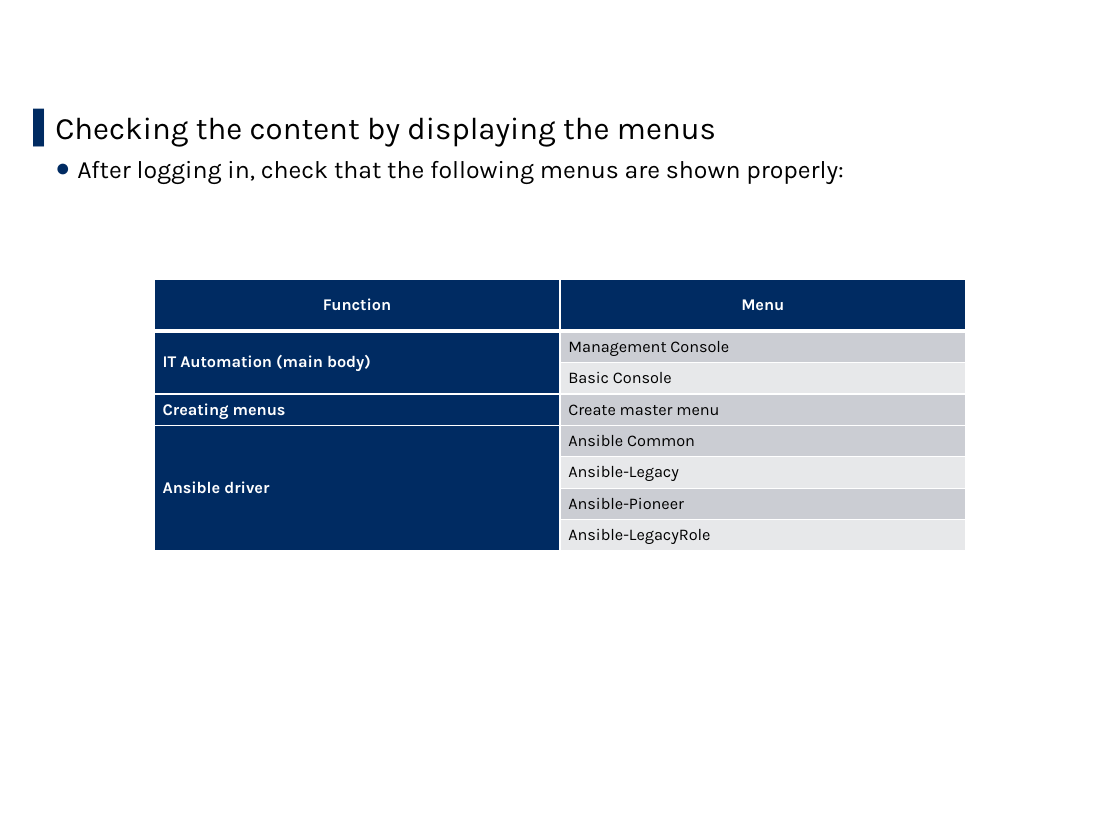
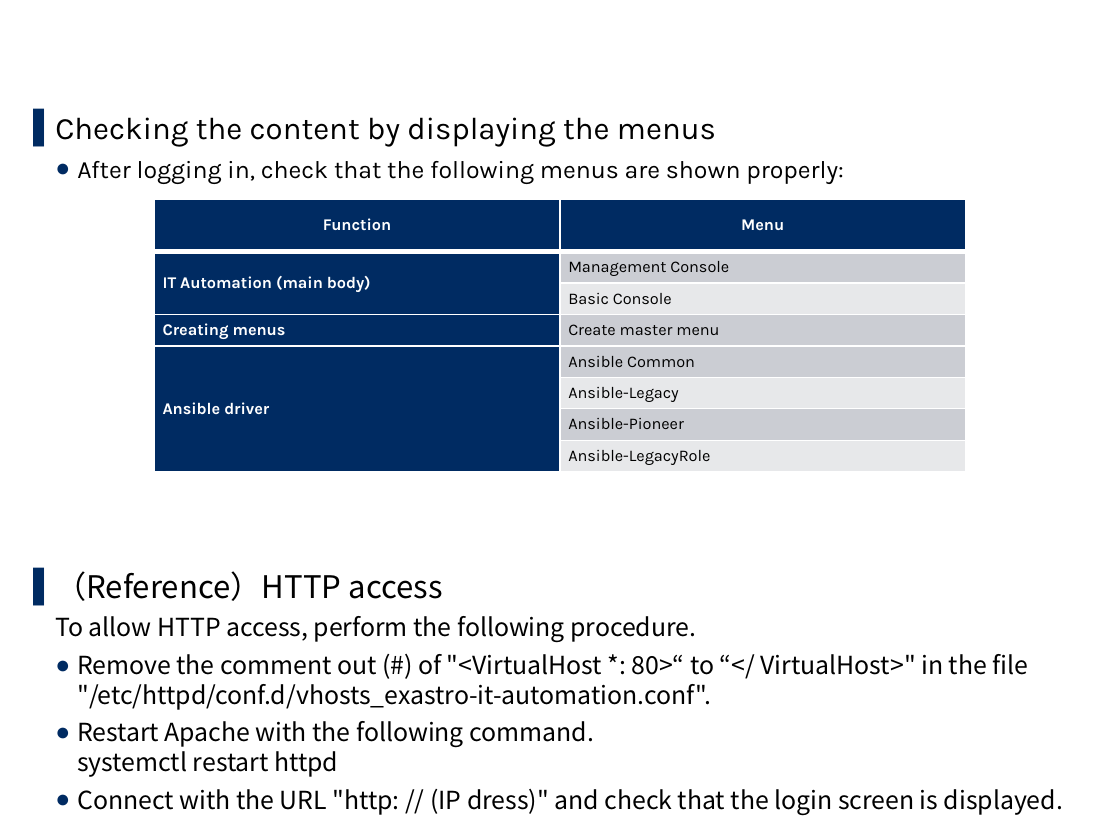
Before and after one commit to exastro-suite/it-automation-docs, a slide deck: slide 25 of asset/Learn/ITA-online-install_en.pptx. Drawn at 1120x840 pixels with LibreOffice and Linux fonts; fonts in the diff are those of the drawing; background and template pictures are left out. Boxes give left, top, right and bottom in pixels: in the first picture for what was removed or moved away, otherwise in the second. Text is boxed around its words. In the diff, an @@ line names an element or a change of style, - is before the commit and + after.

Commit message:
2020/03/25 16:03:58

```diff
--- a/asset/Learn/ITA-online-install_en.pptx
+++ b/asset/Learn/ITA-online-install_en.pptx
@@ table moved from (x1=155, y1=279, x2=965, y2=551) to (x1=155, y1=199, x2=965, y2=472) @@
@@ text at (x1=55, y1=571, x2=1063, y2=816): paragraphs added @@
+▌ （Reference）HTTP access
+  To allow HTTP access, perform the following procedure.
+  ● Remove the comment out (#) of "<VirtualHost *: 80>“ to “</ VirtualHost>" in the file "/etc/httpd/conf.d/vhosts_exastro-it-automation.conf".
+  ● Restart Apache with the following command.
+    systemctl restart httpd
+  ● Connect with the URL "http: // (IP dress)" and check that the login screen is displayed.
```
Also in this commit, not shown: 3 other slides changed.
